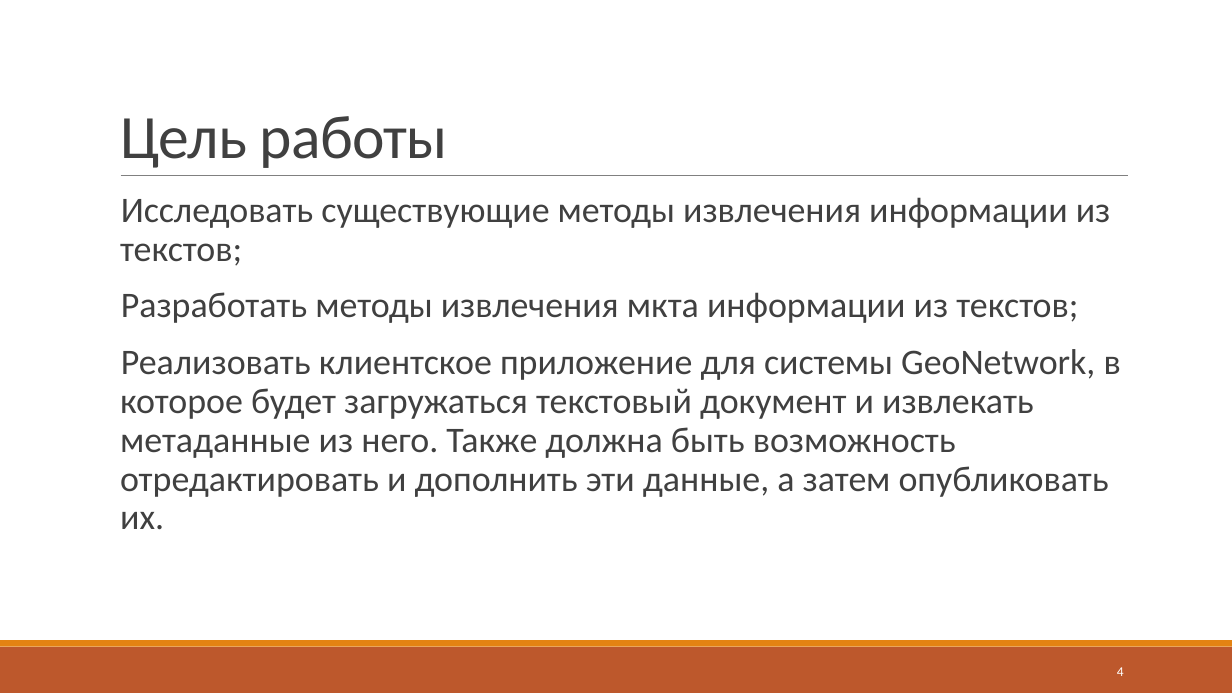
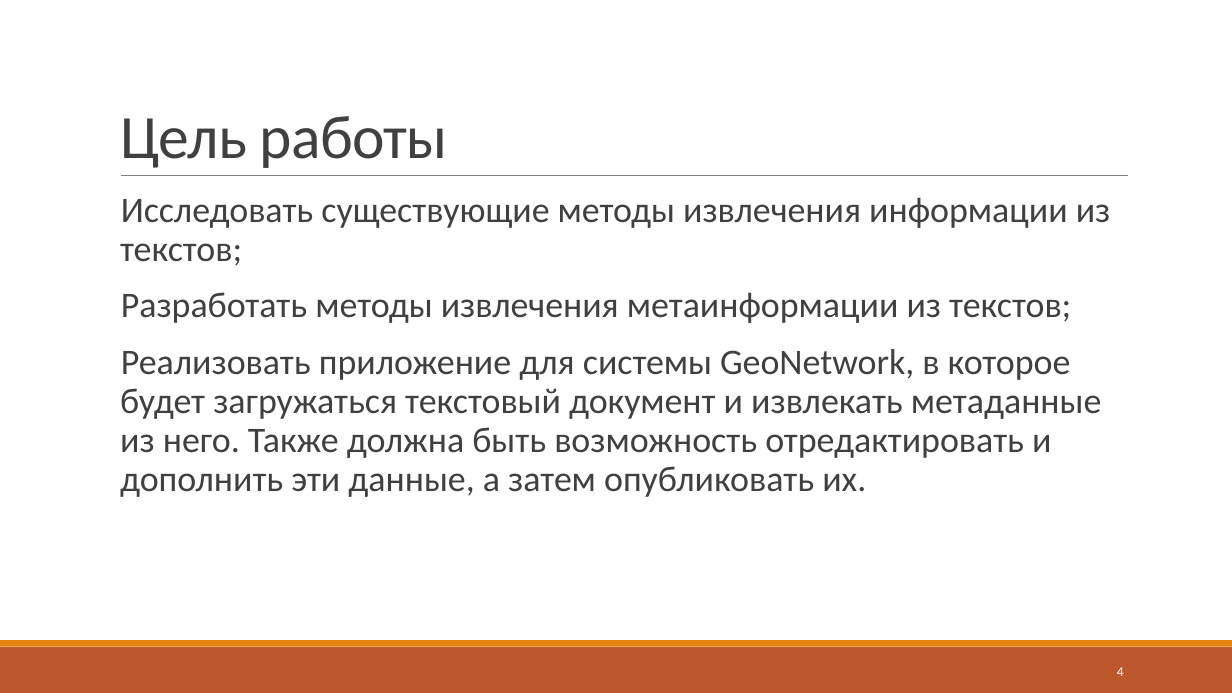
Before and after one commit to J-CITY/METADATA-EXTRACTOR, a slide deck: slide 4 of report.pptx. Drawn at 1232x693 pixels with LibreOffice and Linux fonts; fonts in the diff are those of the drawing. Boxes give left, top, right and bottom in pixels: in the first picture for what was removed or moved away, otherwise in the second. Text is boxed around its words. In the diff, an @@ line names an element or a change of style, - is before the commit and + after.

```diff
--- a/report.pptx
+++ b/report.pptx
@@ text at bbox=[120, 292, 1101, 497]: text changed @@
-  Разработать методы извлечения мкта информации из текстов;
-  Реализовать клиентское приложение для системы GeoNetwork, в которое будет загружаться текстовый документ и извлекать метаданные из него. Также должна быть возможность отредактировать и дополнить эти данные, а затем опубликовать их.
+  Разработать методы извлечения метаинформации из текстов;
+  Реализовать приложение для системы GeoNetwork, в которое будет загружаться текстовый документ и извлекать метаданные из него. Также должна быть возможность отредактировать и дополнить эти данные, а затем опубликовать их.
```
Also in this commit, not shown: 4 other slides changed, 1 other file.
